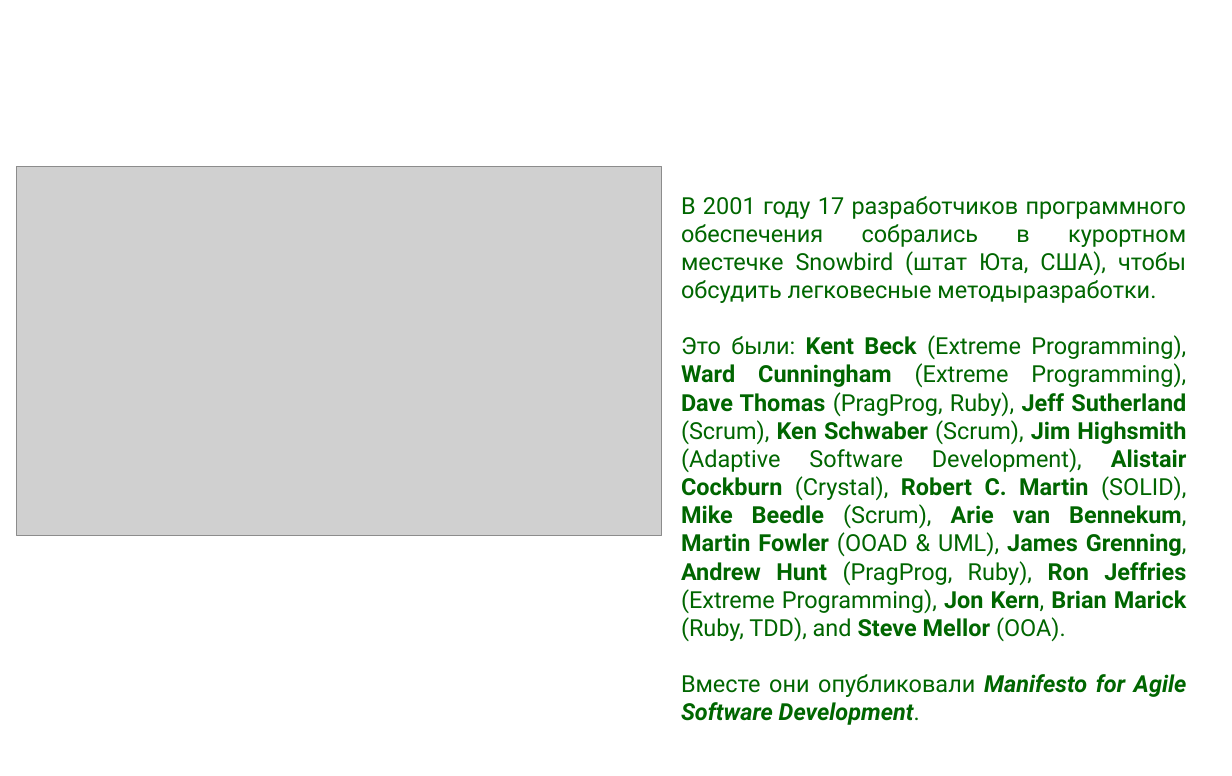
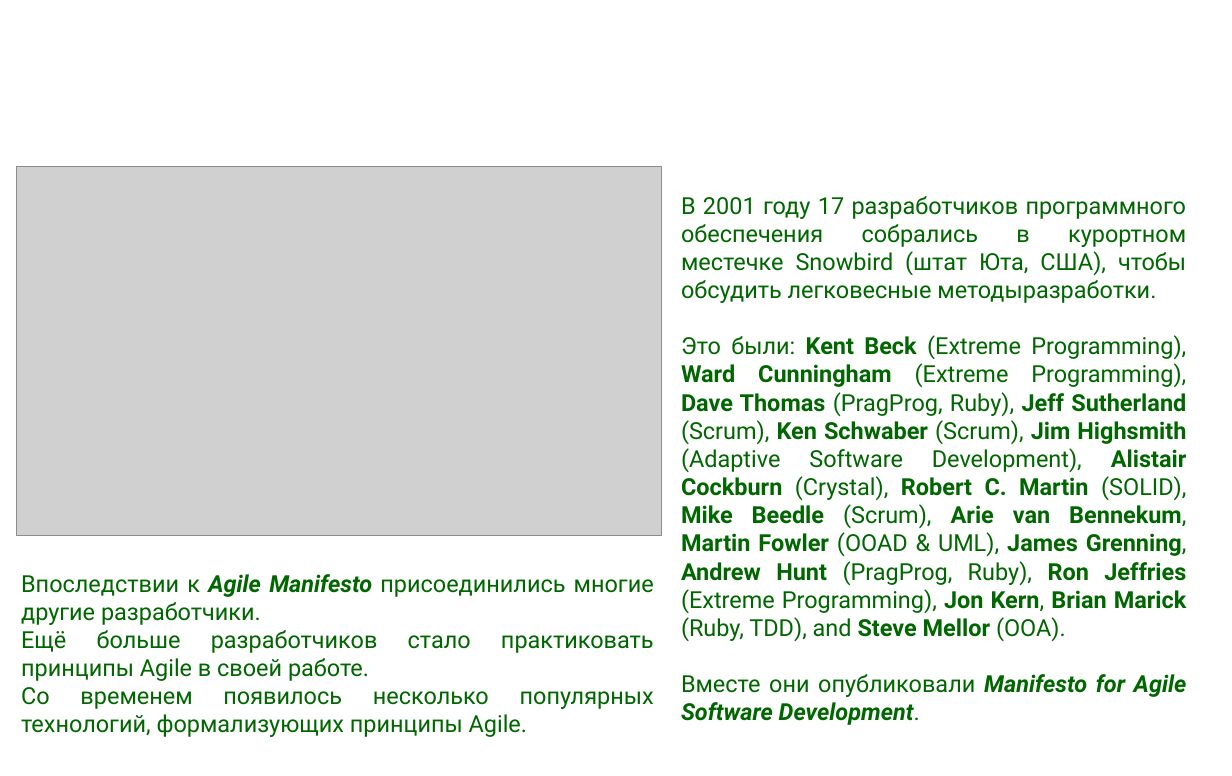
Before and after one commit to mike-shock/Software_Craft, a slide deck: slide 7 of Agile_Intro.odp. Drawn at 1232x776 pixels with LibreOffice and Linux fonts; fonts in the diff are those of the drawing; grey boxes stand for pictures; background and template pictures are left out. Boxes give left, top, right and bottom in pixels: in the first picture for what was removed or moved away, otherwise in the second. Text is boxed around its words. In the diff, an @@ line names an element or a change of style, - is before the commit and + after.

Commit message:
Draft of 'Agile intro' made.

```diff
--- a/Agile_Intro.odp
+++ b/Agile_Intro.odp
@@ text added at (21, 574, 654, 737), 18 pt, text #006600 @@
+Впоследствии к Agile Manifesto присоединились многие другие разработчики.
+Ещё больше разработчиков стало практиковать принципы Agile в своей работе.
+Со временем появилось несколько популярных технологий, формализующих принципы Agile.
```
Also in this commit, not shown: 4 other slides changed, 2 other files.
